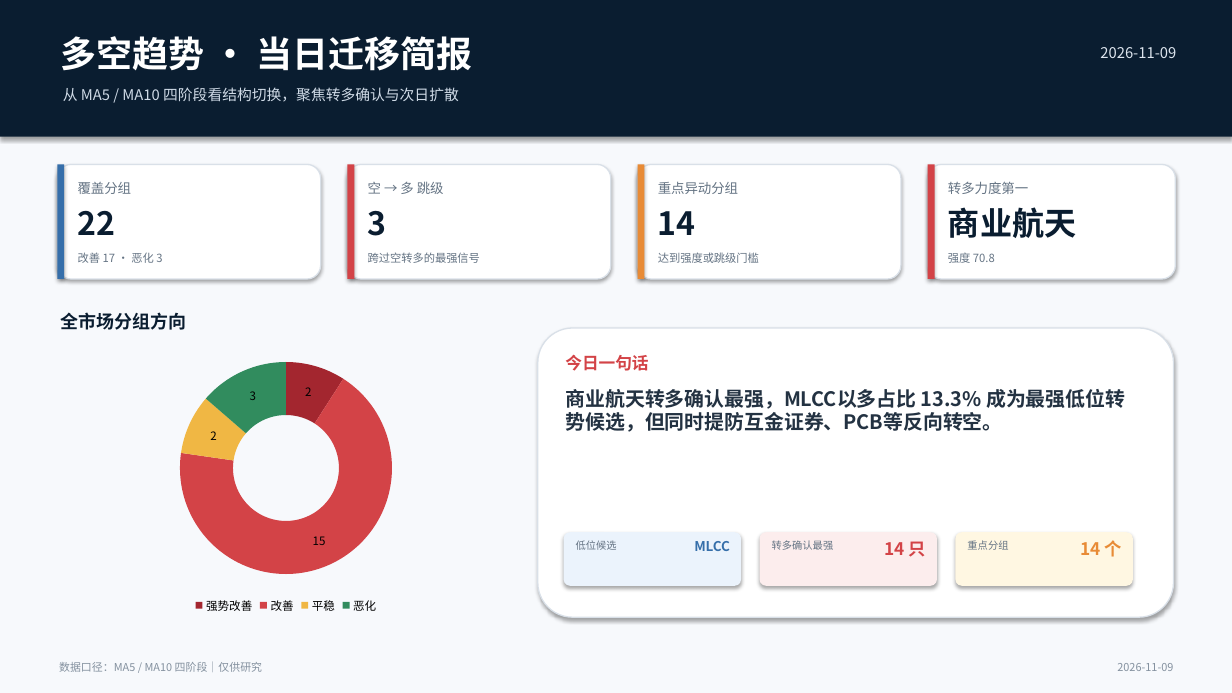
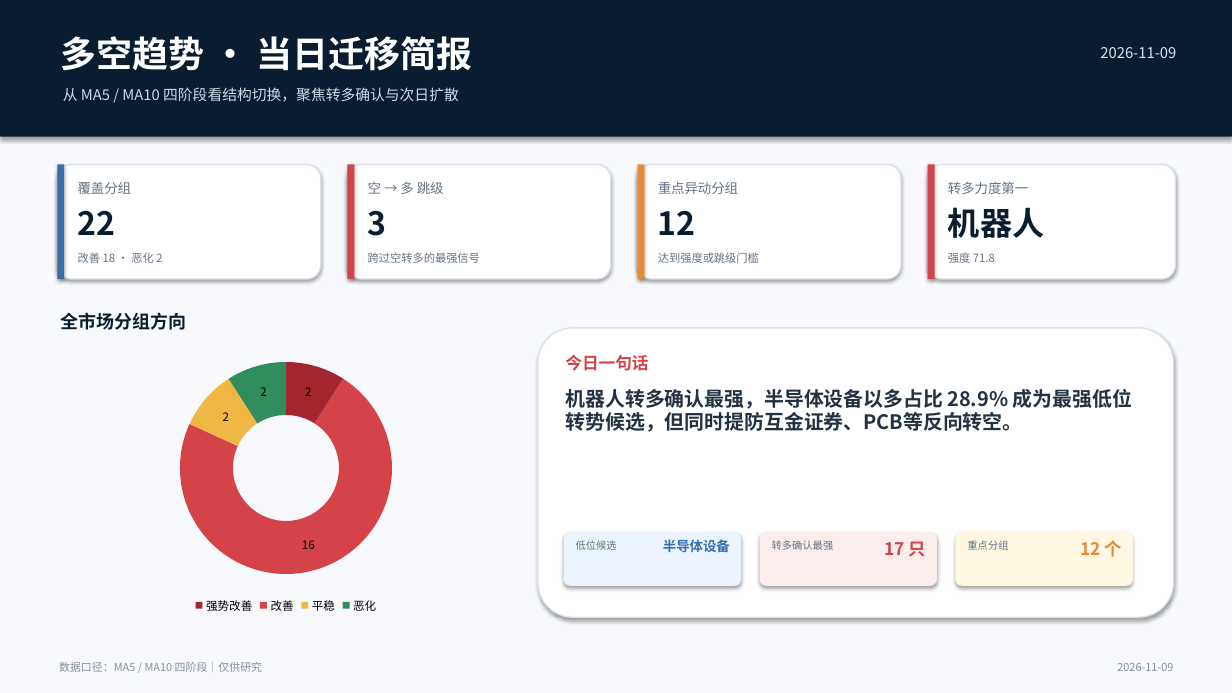
Before and after one commit to nancybhc/a-share-blast-lab, a slide deck: slide 1 of assets/多空阶段简报_2026-11-09.pptx. Drawn at 1232x693 pixels with LibreOffice and Linux fonts; fonts in the diff are those of the drawing. Boxes give left, top, right and bottom in pixels: in the first picture for what was removed or moved away, otherwise in the second. Text is boxed around its words. In the diff, an @@ line names an element or a change of style, - is before the commit and + after.

```diff
--- a/assets/多空阶段简报_2026-11-09.pptx
+++ b/assets/多空阶段简报_2026-11-09.pptx
@@ text at (948,207,1044,238): text changed @@
-商业航天
+机器人
@@ text at (658,211,696,235): text changed @@
-14
+12
@@ text at (78,252,162,263): text changed @@
-改善 17 · 恶化 3
+改善 18 · 恶化 2
@@ text at (948,253,995,263): text changed @@
-强度 70.8
+强度 71.8
@@ doughnut chart at (67,349,506,617) @@
@@ Series 1, 改善: 15 to 16 @@
@@ Series 1, 恶化: 3 to 2 @@
@@ text at (566,389,1132,432): text changed @@
-商业航天转多确认最强，MLCC以多占比 13.3% 成为最强低位转势候选，但同时提防互金证券、PCB等反向转空。
+机器人转多确认最强，半导体设备以多占比 28.9% 成为最强低位转势候选，但同时提防互金证券、PCB等反向转空。
@@ text at (663,539,730,552): text changed @@
-MLCC
+半导体设备
@@ text at (884,541,926,557): text changed @@
-14 只
+17 只
@@ text at (1080,540,1122,557): text changed @@
-14 个
+12 个
```
Also in this commit, not shown: 3 other slides changed, 13 other files.
